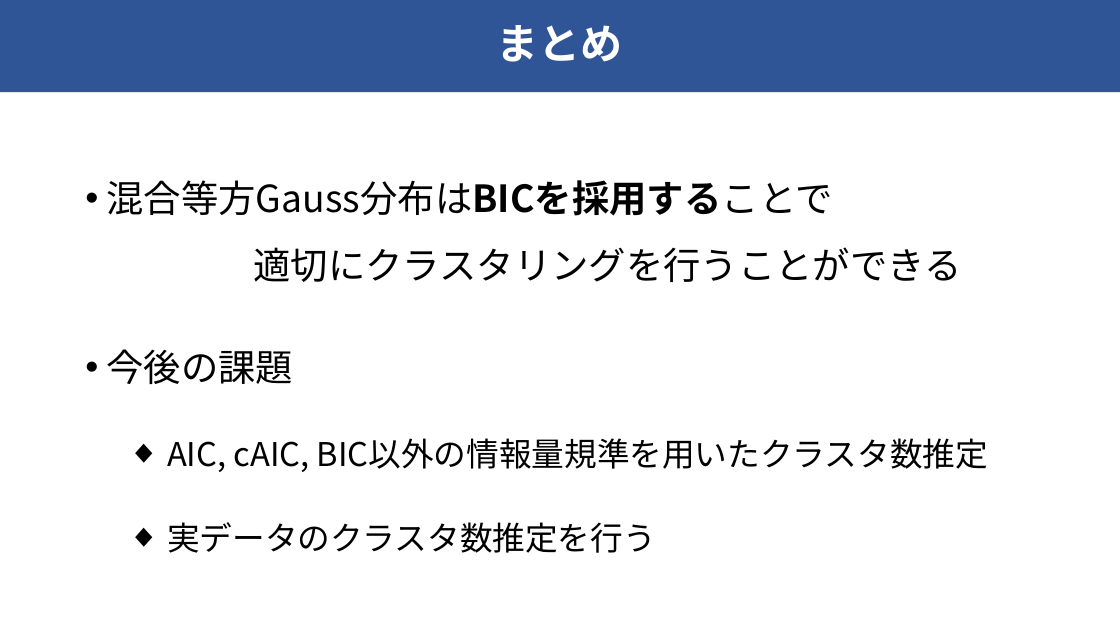
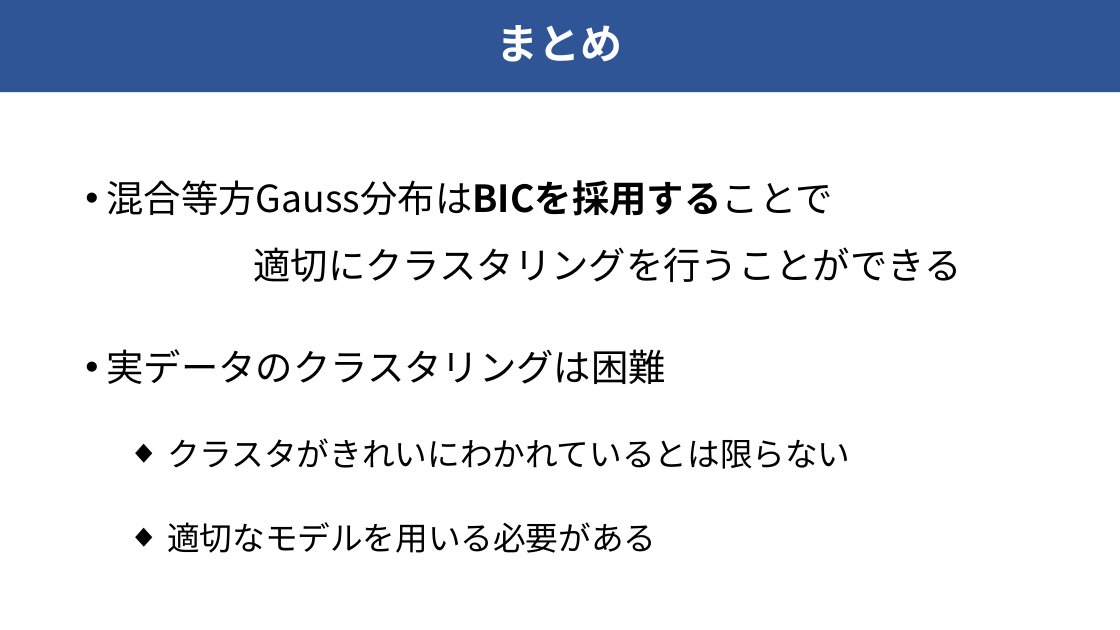
Before and after one commit to raryosu/graduation-research, a slide deck: slide 16 of docs/interim-presen/interim_hagihara.pptx (slide 15 before the commit). Drawn at 1120x630 pixels with LibreOffice and Linux fonts; fonts in the diff are those of the drawing. Boxes give left, top, right and bottom in pixels: in the first picture for what was removed or moved away, otherwise in the second. Text is boxed around its words. In the diff, an @@ line names an element or a change of style, - is before the commit and + after.

```diff
--- a/docs/interim-presen/interim_hagihara.pptx
+++ b/docs/interim-presen/interim_hagihara.pptx
@@ text at [106,349,850,553]: text changed @@
-• 今後の課題
-  ◆ AIC, cAIC, BIC以外の情報量規準を用いたクラスタ数推定
-  ◆ 実データのクラスタ数推定を行う
+• 実データのクラスタリングは困難
+  ◆ クラスタがきれいにわかれているとは限らない
+  ◆ 適切なモデルを用いる必要がある
```
Also in this commit, not shown: 5 other slides changed, 4 slides added, 1 slide removed, 5 other files.
